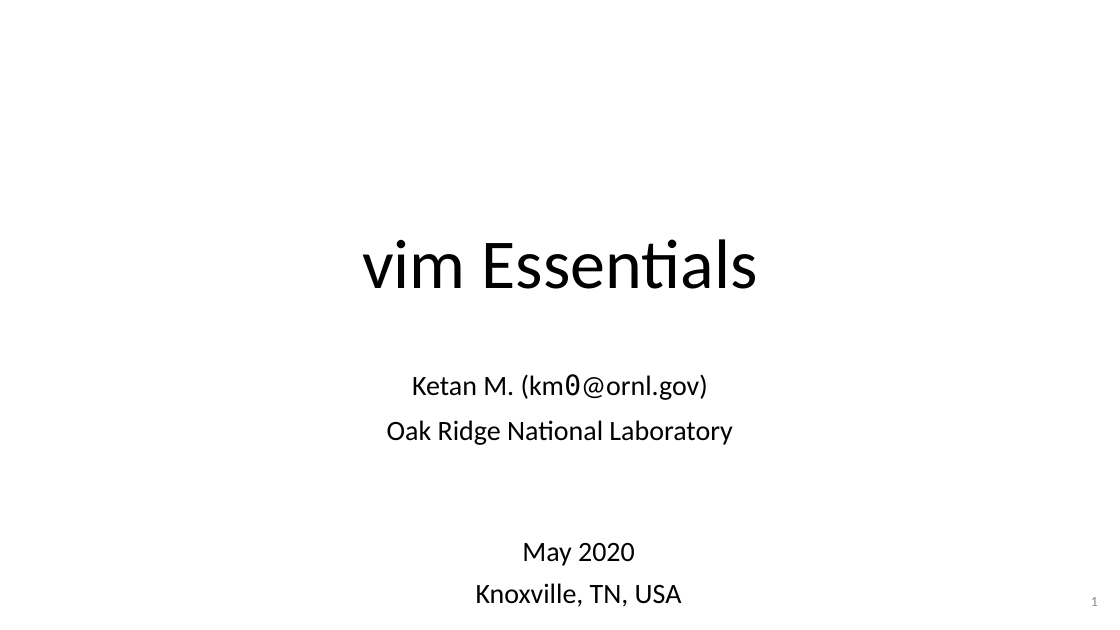
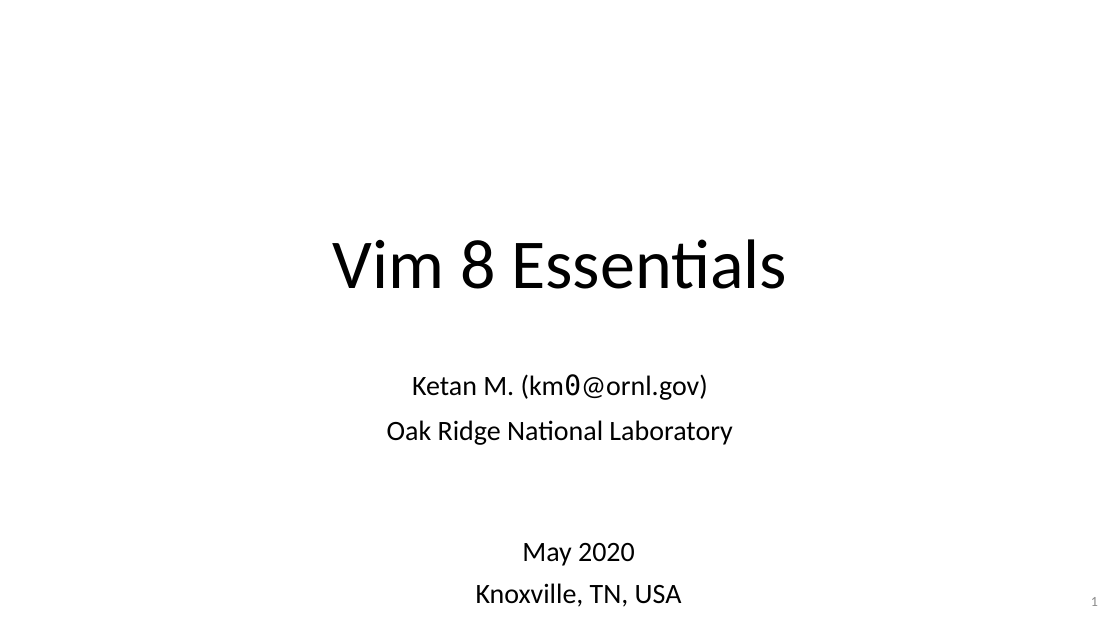
Before and after one commit to ketancmaheshwari/vim, a slide deck: slide 1 of slides.odp. Drawn at 1120x630 pixels with LibreOffice and Linux fonts; fonts in the diff are those of the drawing. Boxes give left, top, right and bottom in pixels: in the first picture for what was removed or moved away, otherwise in the second. Text is boxed around its words. In the diff, an @@ line names an element or a change of style, - is before the commit and + after.

```diff
--- a/slides.odp
+++ b/slides.odp
@@ title at [333,239,787,289]: text changed @@
-vim Essentials
+Vim 8 Essentials
```
Also in this commit, not shown: 1 other slide changed, 1 other file.
